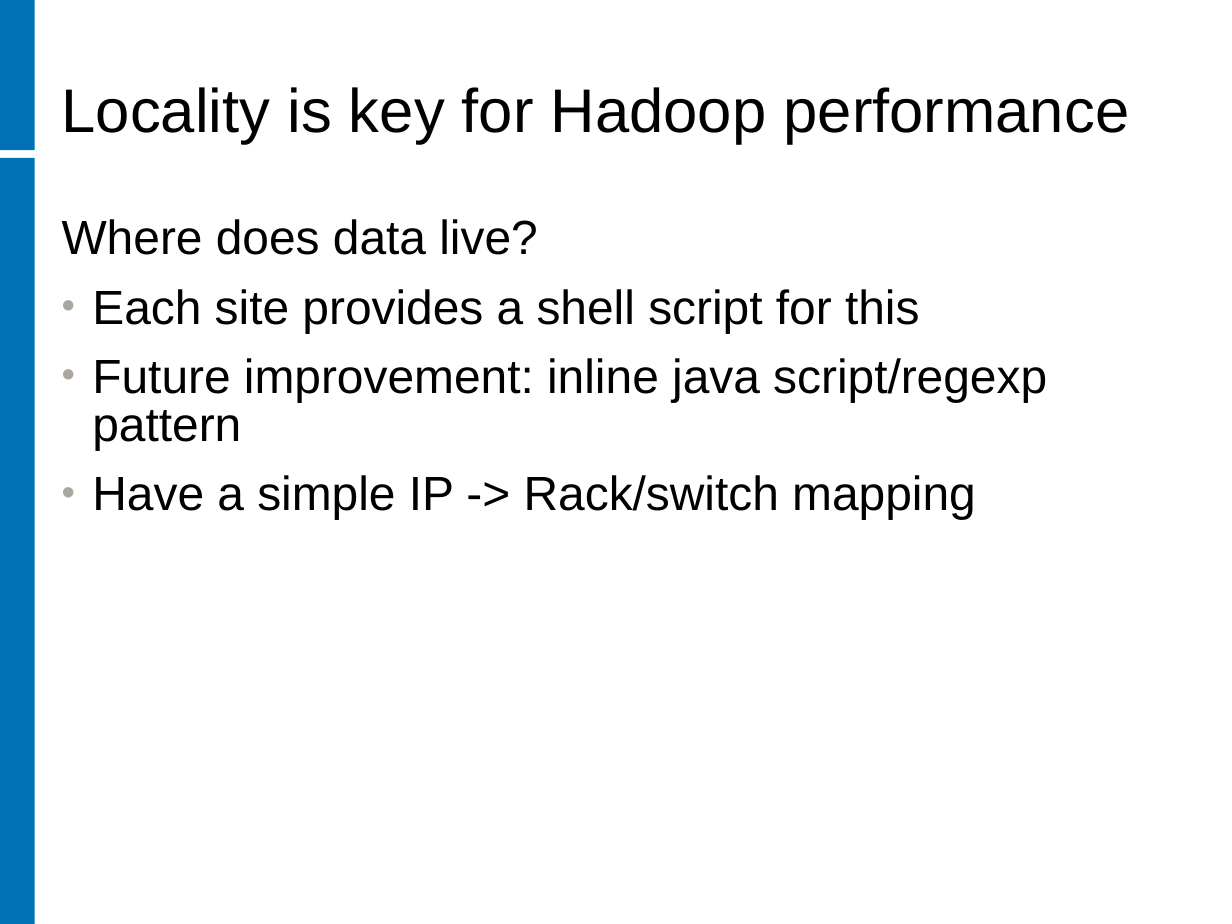
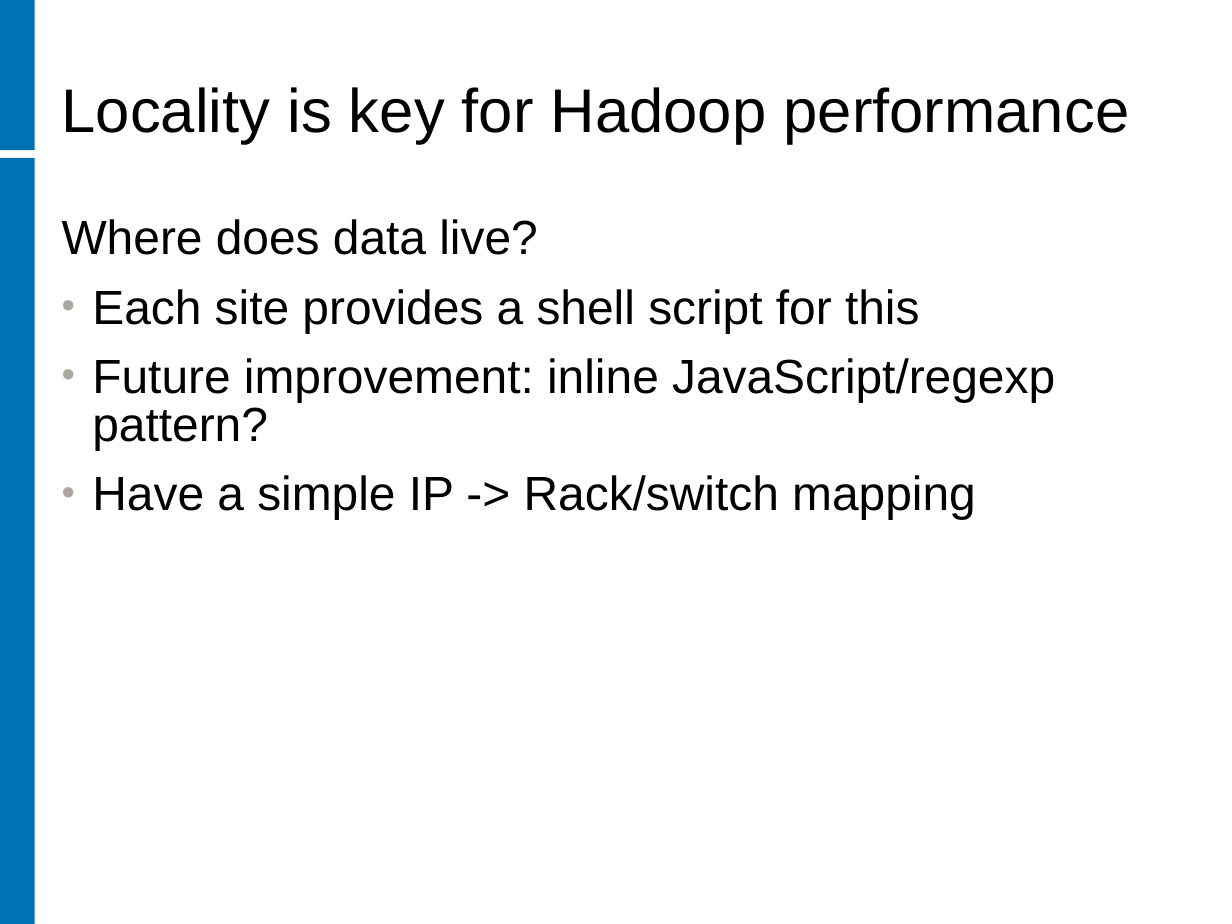
Before and after one commit to rhusar/smartfrog, a slide deck: slide 3 of core/components/hadoop/doc/hdfs-issues.ppt. Drawn at 1232x924 pixels with LibreOffice and Linux fonts; fonts in the diff are those of the drawing; background and template pictures are left out. Boxes give left, top, right and bottom in pixels: in the first picture for what was removed or moved away, otherwise in the second. Text is boxed around its words. In the diff, an @@ line names an element or a change of style, - is before the commit and + after.

Commit message:
sync with latest HADOOP-3628 branch

```diff
--- a/core/components/hadoop/doc/hdfs-issues.ppt
+++ b/core/components/hadoop/doc/hdfs-issues.ppt
@@ text at (x1=92, y1=358, x2=1055, y2=450): text changed @@
-• Future improvement: inline java script/regexp pattern
+• Future improvement: inline JavaScript/regexp pattern?
```
Also in this commit, not shown: 3 other files.
